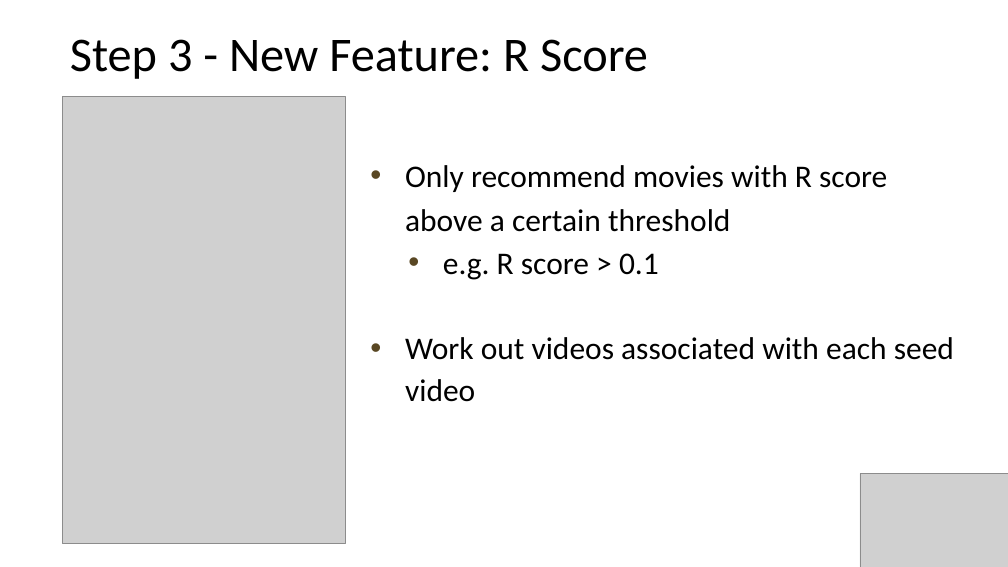
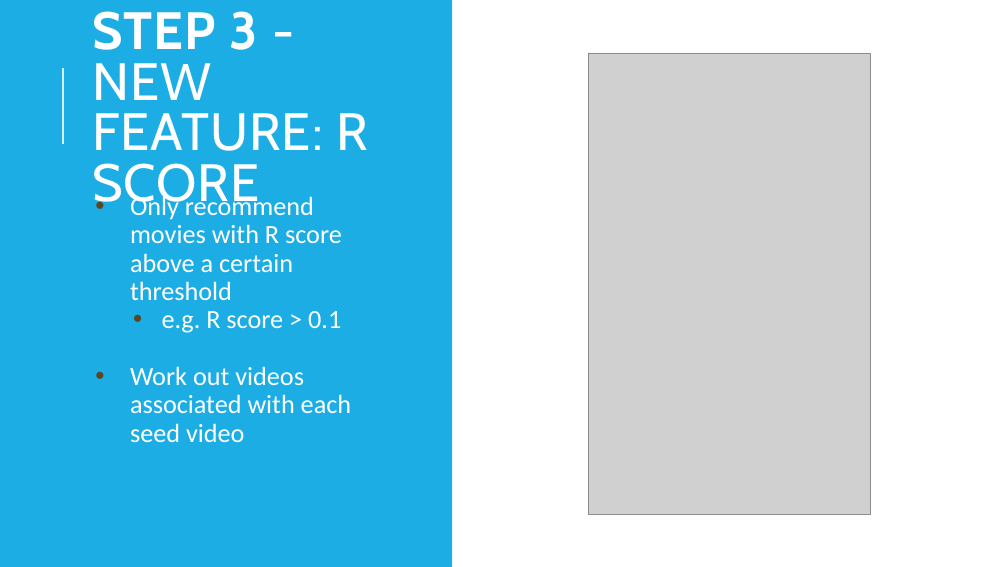
Before and after one commit to 96ian/py, a slide deck: slide 13 of gp/anime_recom.pptx. Drawn at 1008x567 pixels with LibreOffice and Linux fonts; fonts in the diff are those of the drawing; grey boxes stand for pictures. Boxes give left, top, right and bottom in pixels: in the first picture for what was removed or moved away, otherwise in the second. Text is boxed around its words. In the diff, an @@ line names an element or a change of style, - is before the commit and + after.

```diff
--- a/gp/anime_recom.pptx
+++ b/gp/anime_recom.pptx
@@ rectangle added at bbox=[0, 0, 452, 567], fill #1CADE4 @@
@@ title at bbox=[92, 11, 369, 212]: text changed; size 46 to 50 pt; font Calibri to Cabin; text colour #000000 to #FFFFFF @@
-Step 3 - New Feature: R Score
+STEP 3 - NEW FEATURE: R SCORE
@@ picture: place and size @@
-picture at bbox=[62, 97, 345, 544]
+picture at bbox=[589, 53, 870, 514]
@@ line added from (63, 144) to (63, 68), #D2EFFA 1.5 pt @@
@@ text "Only recommend movies with R ...": place and size @@
-text "Only recommend movies with R ..." at bbox=[405, 165, 954, 402]
+text "Only recommend movies with R ..." at bbox=[130, 193, 351, 442]
@@ text "Only recommend movies with R ..." at bbox=[130, 193, 351, 442]: size 30 to 25 pt, text colour #000000 to #FFFFFF; line spacing 1.15 to 0.9; indent changed; line spacing 1.11 to 0.9 @@
@@ picture removed at bbox=[861, 473, 1008, 567] @@
```
Also in this commit, not shown: 16 other slides changed, 7 slides added.
